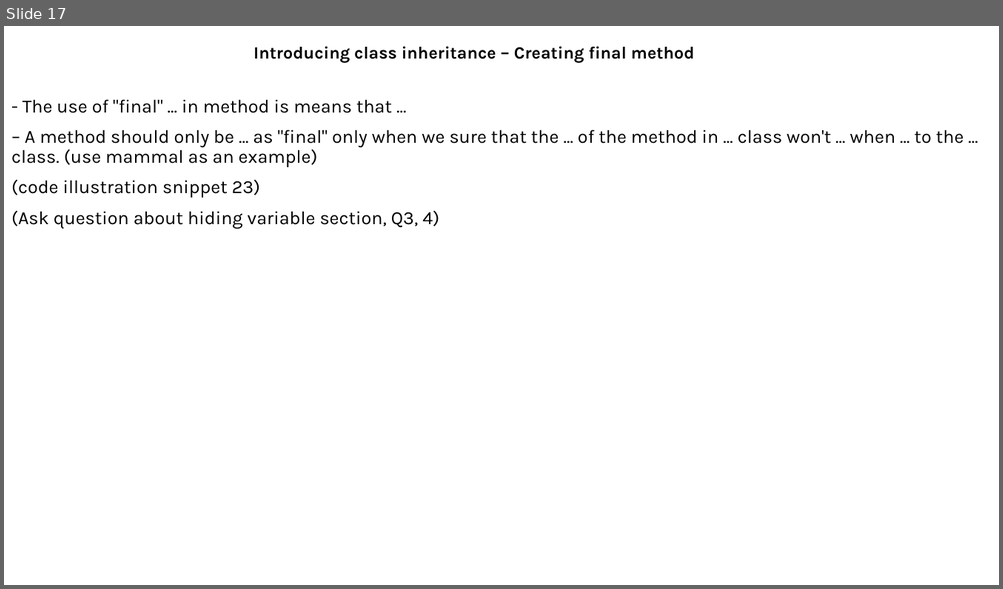
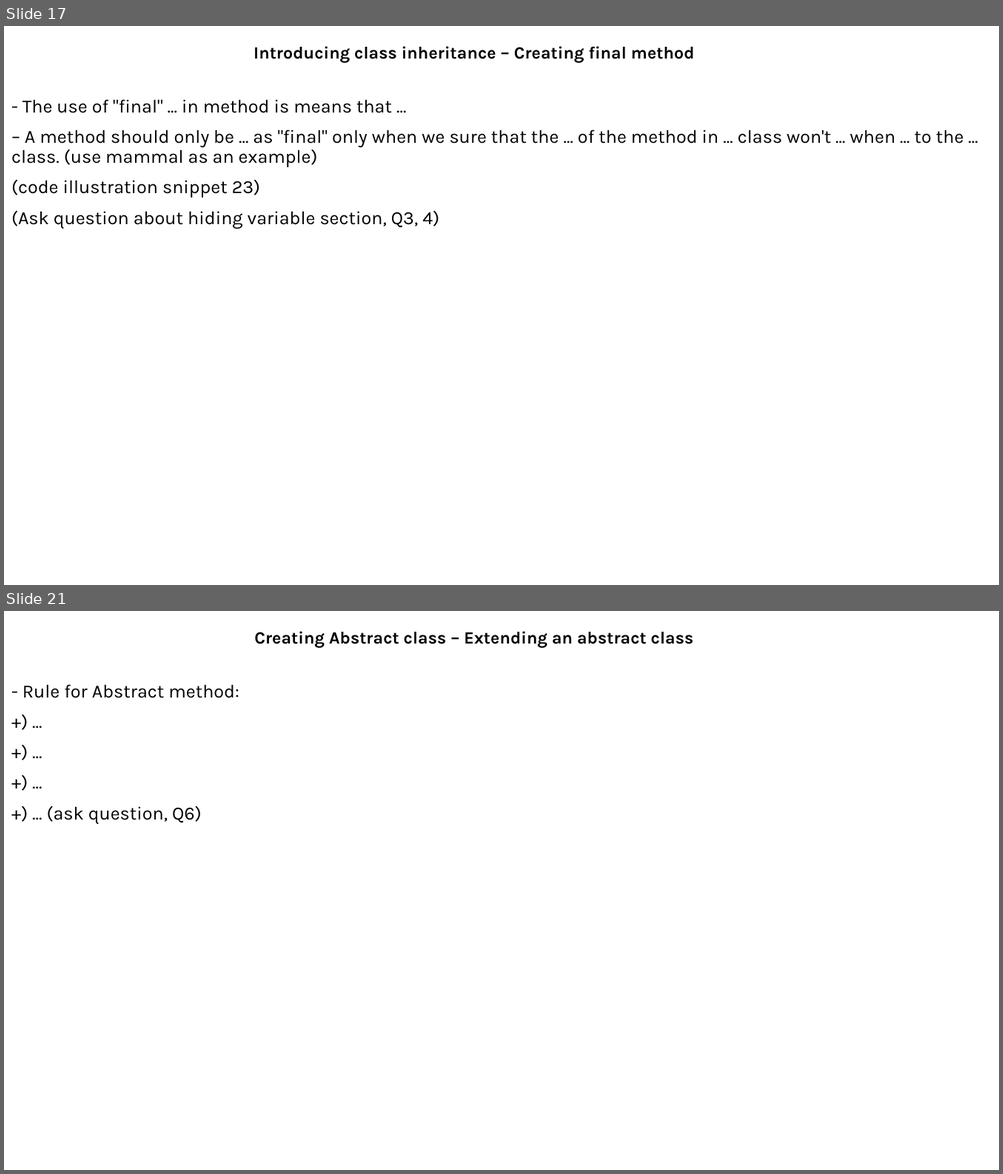
Before and after one commit to MaiDinhVinh/CS-Java, a slide deck: self-study resources/J8SE1/Chapter 5 - Class Design.pptx. Shown one above the other, each under a label of ours: slide 17 before the commit, slides 17 and 21 after it; the slides between them are not shown. The pictures are 1003x589 and 1003x1174 pixels, drawn with LibreOffice and Linux fonts; fonts in the diff are those of the drawing. Boxes give left, top, right and bottom in pixels: in the first picture for what was removed or moved away, otherwise in the second. Text is boxed around its words. In the diff, an @@ line names an element or a change of style, - is before the commit and + after.

```diff
--- a/self-study resources/J8SE1/Chapter 5 - Class Design.pptx
+++ b/self-study resources/J8SE1/Chapter 5 - Class Design.pptx
@@ slide 21 added at [4, 611, 999, 1170], background #FFFFFF @@
@@ subtitle added at [254, 631, 694, 648], 16.6 pt, text #000000, bold @@
+Creating Abstract class – Extending an abstract class
@@ text added at [22, 684, 239, 824], 18 pt, text #000000 @@
+- Rule for Abstract method:
++) ...
++) ...
++) ...
++) ... (ask question, Q6)
```
Also in this commit, not shown: 1 slide changed, 3 other slides added.
